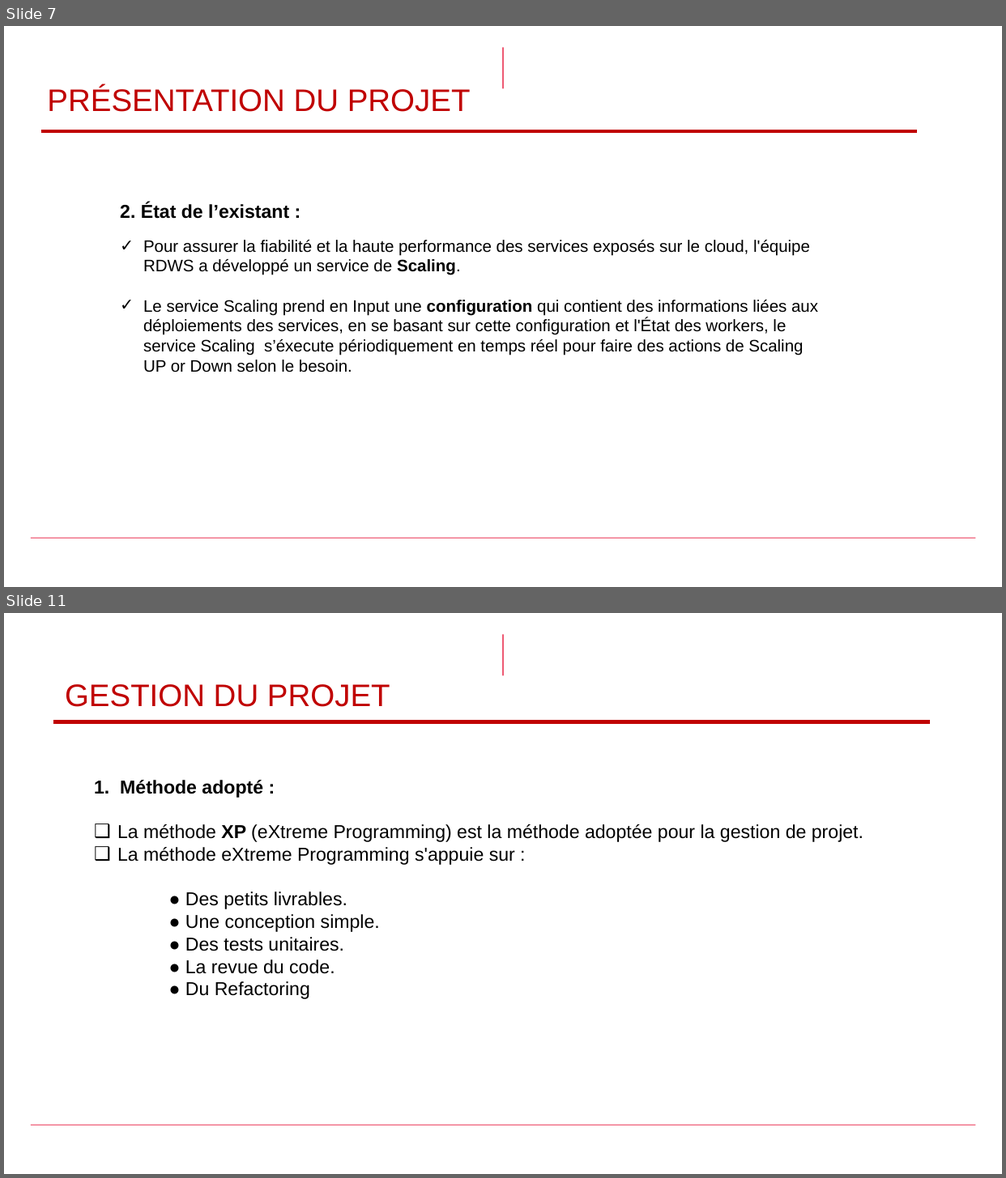
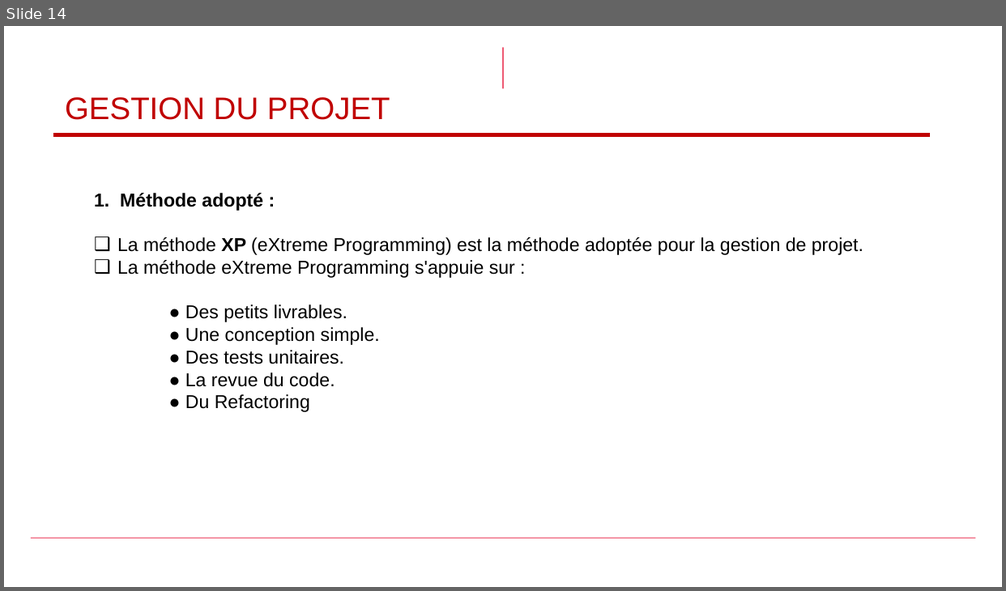
Before and after one commit to zwdOr20/PFE, a slide deck: first_presentation_1.1.pptx. Shown one above the other, each under a label of ours: slides 7 and 11 before the commit, slide 14 after it; the slides between them are not shown. The pictures are 1006x1178 and 1006x591 pixels, drawn with LibreOffice and Linux fonts; fonts in the diff are those of the drawing; background and template pictures are left out. Boxes give left, top, right and bottom in pixels: in the first picture for what was removed or moved away, otherwise in the second. Text is boxed around its words. In the diff, an @@ line names an element or a change of style, - is before the commit and + after.

```diff
--- a/first_presentation_1.1.pptx
+++ b/first_presentation_1.1.pptx
@@ slide 7 removed at [4, 26, 1002, 587], background #FFFFFF; not listed: 2 template elements that a slide beside it also shows @@
@@ title removed at [47, 87, 471, 112] @@
-PRÉSENTATION DU PROJET
@@ line removed from (40, 131) to (918, 131) @@
@@ text removed at [120, 203, 818, 373] @@
-  2. État de l’existant :
-  ✓ Pour assurer la fiabilité et la haute performance des services exposés sur le cloud, l'équipe RDWS a développé un service de Scaling.
-  ✓ Le service Scaling prend en Input une configuration qui contient des informations liées aux déploiements des services, en se basant sur cette configuration et l'État des workers, le service Scaling s’éxecute périodiquement en temps réel pour faire des actions de Scaling UP or Down selon le besoin.
@@ what was slide 11 is now slide 14 @@
```
Also in this commit, not shown: 8 slides changed, 8 slides added, 3 other slides removed, 15 other files.
